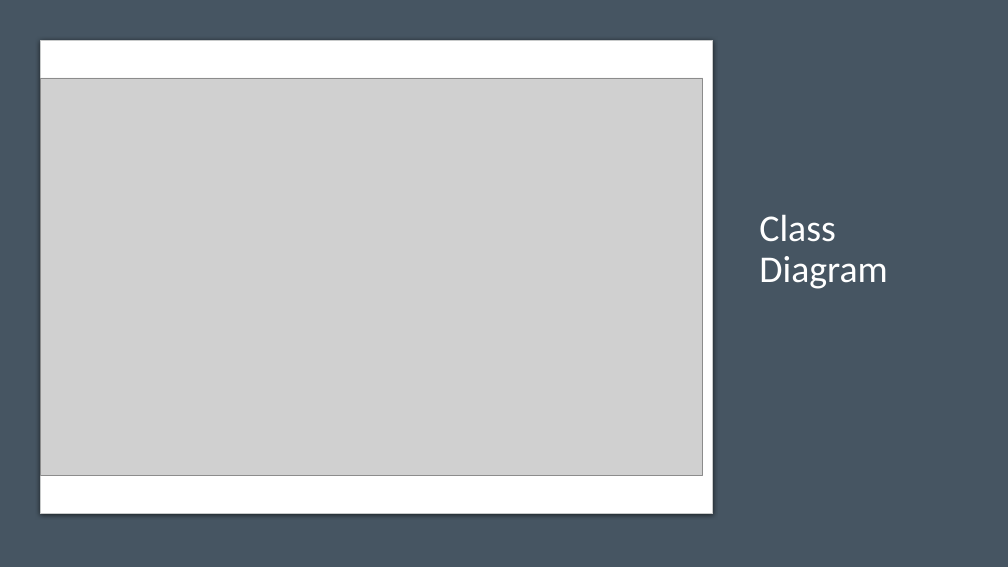
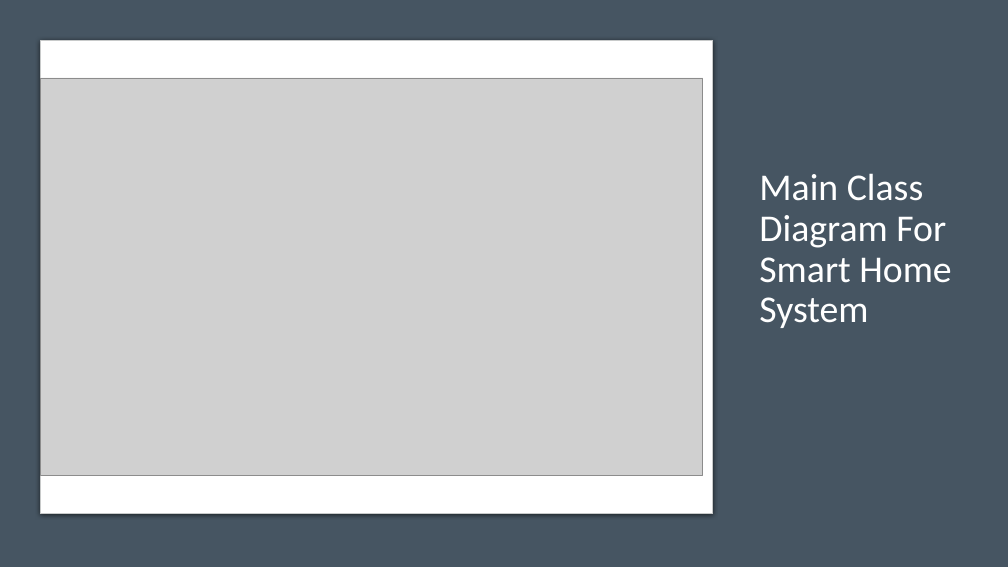
Before and after one commit to Microcontroller-Team-1/winter20-21, a slide deck: slide 3 of Project_Week_7&8/Precise Analysis.pptx. Drawn at 1008x567 pixels with LibreOffice and Linux fonts; fonts in the diff are those of the drawing; grey boxes stand for pictures. Boxes give left, top, right and bottom in pixels: in the first picture for what was removed or moved away, otherwise in the second. Text is boxed around its words. In the diff, an @@ line names an element or a change of style, - is before the commit and + after.

```diff
--- a/Project_Week_7&8/Precise Analysis.pptx
+++ b/Project_Week_7&8/Precise Analysis.pptx
@@ title at [759,173,951,328]: text changed @@
-Class Diagram
+Main Class Diagram For Smart Home System
```
Also in this commit, not shown: 2 other slides changed, 1 slide added.
